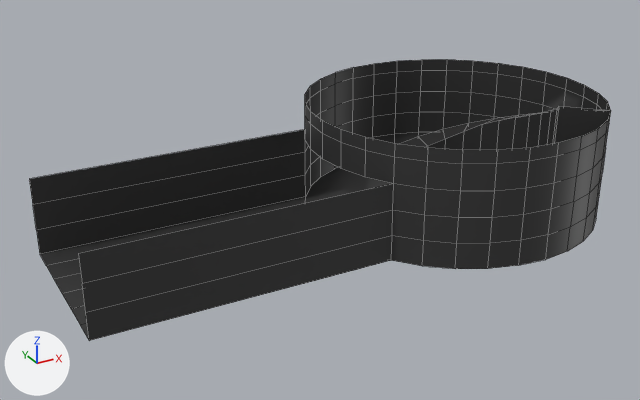
The Blender file Assets/Models/ShaderCastle/Math.blend: old version first, new version second.
The view is the same before and after, from a 50 mm lens placed at (-21.0, -27.2, 14.9), pointed at (-6.0, 0.1, 1.3). Lighting does not change. The marker at lower left points along +X, +Y and +Z. The first picture is the older version. Mesh edges are drawn as thin lines. The same objects are shown in both versions, whatever each file hides.

Objects in the first picture: 'Floor CW Up Basement -col'.
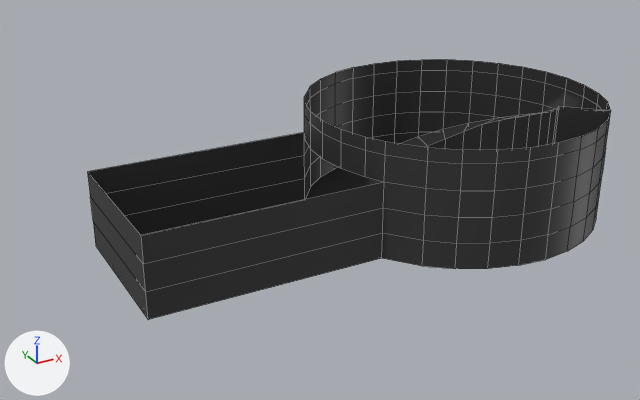
What differs and where, as boxes (x1, y1, x2, y2) in the pictures (640 x 400 px; the box of a moved part takes in the faces that stretch with it):
'Floor CW Up Basement -col', reshaped (10% narrower, 7% shorter): before (29, 59, 611, 341); after (88, 59, 611, 320)
part 1 of me_cylinder_002, moved or reshaped: before (29, 87, 428, 341); after (88, 87, 428, 320)

What the commit changed:
me_cylinder_002 is used by ob_floor_cw_up_basement__col; location (0.0, 0.0, 0.0).
me_cylinder_002 had 230 vertices, 180 faces and spanned x -16.0..6.0, y -6.0..6.0, z 0.0..4.5.
me_cylinder_002 now has 230 vertices, 183 faces and spans x -14.0..6.0, y -6.0..6.0, z 0.0..4.5.
Part 1, on me_cylinder_002:
6 vertices in x -4.9, y -3.3, z 0.0..4.5 move by (-0.2, 0.3, 0.0).
6 vertices in x -4.9, y 3.3, z 0.0..4.5 move by (-0.2, -0.3, 0.0).
5 vertices in x -16.0, y -2.3..2.3, z 0.0 move by (2.0, 0.0, 0.0).
4 vertices in x -16.0, y 3.3, z 0.0..3.0 move by (2.0, -0.3, 0.0).
4 vertices in x -16.0, y -3.3, z 0.0..3.0 move by (2.0, 0.3, 0.0).
3 new faces join them.
